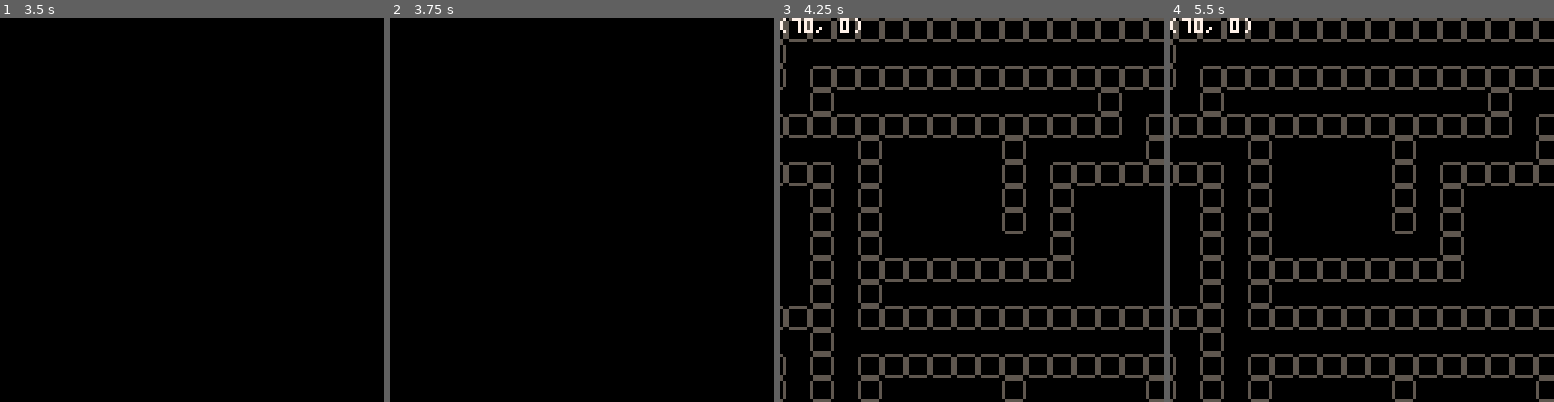
Above: before the commit, frames 1-4 (left to right).
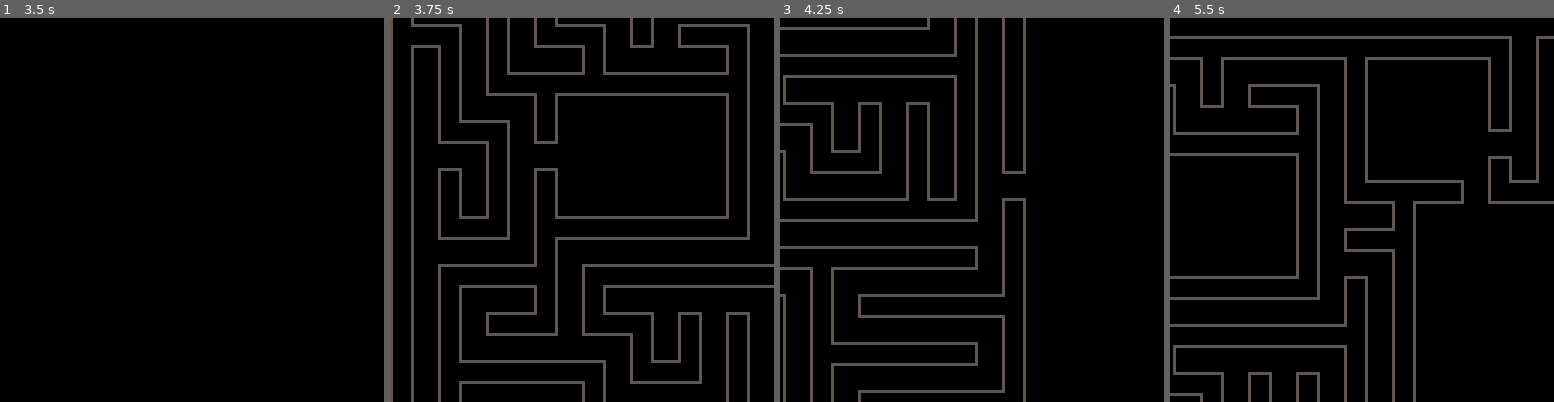
Above: after the commit, the same moments.

Repository: theRenard/PICO-8-Dungeon-Generator
Game: PICO-8 cartridge dungeon-generator.p8
Same seed, same stepped clock (60 frames per second), same inputs: the game is played once before the commit and once after it.
Inputs:
- Up to frame 1 (3.5 s): hold Right 1.6-2.1 s; hold Up 2.15-2.42 s; hold Right 2.47-3.03 s; hold Left from 3.08 s (still down)
- Up to frame 2 (3.75 s): release Left at 3.58 s; hold Down from 3.63 s (still down)
- Up to frame 3 (4.25 s): release Down at 3.97 s; hold Right from 4.02 s (still down)
- Up to frame 4 (5.5 s): release Right at 4.68 s; hold Up 4.73-5.03 s; hold Left from 5.08 s (still down)

Frame 1 is identical in both runs. In frame 2, 11% of the frame differs, in the area x 0-100%, y 0-100%; in frame 3, 21%; in frame 4, 22%.

Commit message:
Update tileset rules and adjust dungeon dimensions for improved generation

Diff:
--- a/lua/generator.lua
+++ b/lua/generator.lua
@@ -1,4 +1,4 @@
-cls(0)
+cls()
 
 --[[
 based on the articles:
@@ -9,8 +9,8 @@
 -- Constants
 local drawStep = false
 local method = 3 -- chose_random = 1, chose_oldest = 2, chose_newest = 3
-local dungeonWidth = 128
-local dungeonHeight = 128
+local dungeonWidth = 126
+local dungeonHeight = 126
 local numRoomTries = 1000 -- number of rooms to try, the greater the number, the more rooms
 local roomExtraSize = 20
 local extraConnectorChance = 40
@@ -51,6 +51,10 @@
 end
 
 function isWall(pos)
+    local x, y = pos.x, pos.y
+    if x < 0 or x > dungeonWidth or y < 0 or y > dungeonHeight then
+        return false
+    end
     return dungeon[pos.x][pos.y] == wallTile
 end
 
@@ -361,7 +365,7 @@
                 }
                 for _, pos in pairs(bitMapping) do
                     local x, y, bit = pos[1], pos[2], pos[3]
-                    if isInBounds({ x = x, y = y }) and isWall({ x = x, y = y }) then
+                    if isWall({ x = x, y = y }) then
                         bitmask = bor(bitmask, bit)
                     end
                 end
@@ -371,6 +375,7 @@
                         sprite = sprite[flr(rnd(#sprite)) + 1]
                     end
                     if band(bitmask, rulemask) == rulemask then
+                        pq(sprite)
                         mset(x, y, sprite)
                     end
                 end
@@ -380,13 +385,11 @@
 end
 
 function drawDungeon()
-    if rnd() > 0.9 then
-        forEachArr2D(
-            dungeon, function(x, y)
-                pset(x, y, dungeon[x][y])
-            end
-        )
-    end
+    forEachArr2D(
+        dungeon, function(x, y)
+            pset(x, y, dungeon[x][y])
+        end
+    )
 end
 
 function drawRegions()
@@ -424,7 +427,7 @@
     addRooms()
     growMazes()
     connectRegions()
-    removeDeadEnds()
+    -- removeDeadEnds()
     createWalls()
     autoTile()
 end
@@ -450,10 +453,11 @@
   -- draw the entire map at (0, 0), allowing
   -- the camera and clipping region to decide
   -- what is shown
+    -- drawDungeon()
   map(0, 0, 0, 0, 128, 32)
 
   -- reset the camera then print the camera
   -- coordinates on screen
   camera()
-  print('('..cam_x..', '..cam_y..')', 0, 0, 7)
-end
+--   print('('..cam_x..', '..cam_y..')', 0, 0, 7)
+end
--- a/lua/tileset.lua
+++ b/lua/tileset.lua
@@ -1,22 +1,22 @@
 rules = {
-  { 0b00000000, 16 },
+  { 0b00000000, 1 },
 
-  { 0b01000000, 16 },
-  { 0b00010000, 16 },
-  { 0b00001000, 16 },
-  { 0b00000010, 16 },
+  { 0b01000000, 2 },
+  { 0b00010000, 3},
+  { 0b00001000, 4 },
+  { 0b00000010, 5 },
 
-  { 0b01010000, 16 },
-  { 0b01001000, 16 },
-  { 0b01000010, 16 },
-  { 0b00011000, 16 },
-  { 0b00010010, 16 },
-  { 0b00001010, 16},
+  { 0b01010000, 6 },
+  { 0b01001000, 7 },
+  { 0b01000010, 8},
+  { 0b00011000, 9 },
+  { 0b00010010, 10 },
+  { 0b00001010, 11},
 
-  { 0b01011000, 16 },
-  { 0b01010010, 16 },
-  { 0b01001010, 16 },
-  { 0b00011010, 16 },
+  { 0b01011000, 12 },
+  { 0b01010010, 13 },
+  { 0b01001010, 14 },
+  { 0b00011010, 15 },
 
   { 0b01011010, 16 }
 }
Not shown, changed: 95 lines of the sprite sheet (__gfx__) section of dungeon-generator.p8
